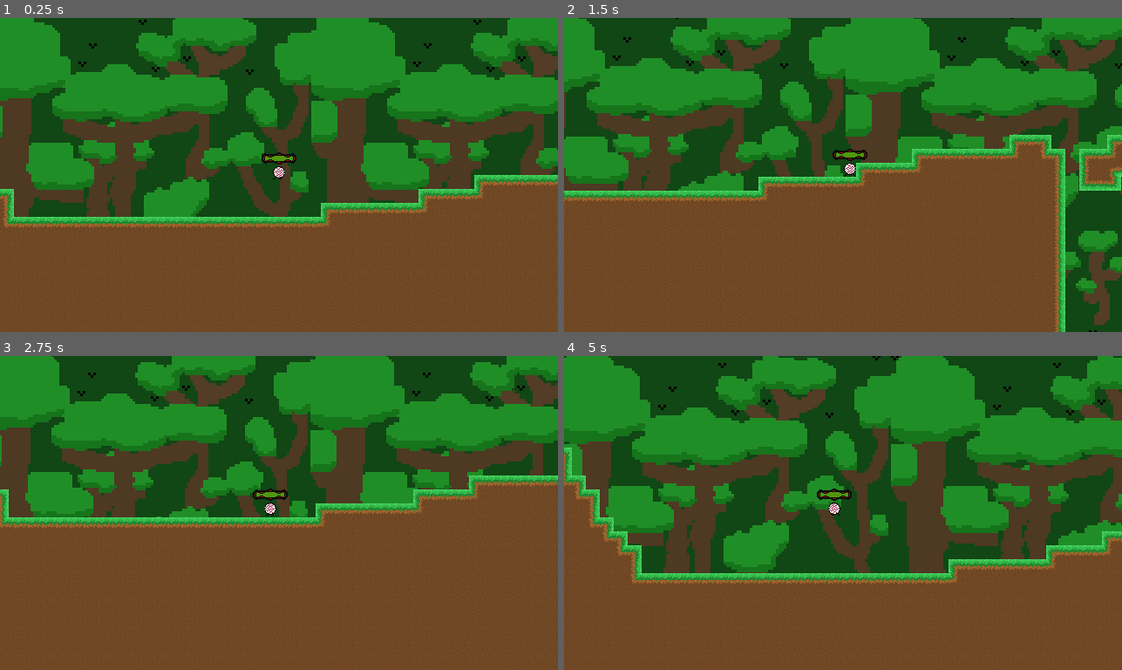
Above: before the commit, frames 1-4 (two rows, left to right).
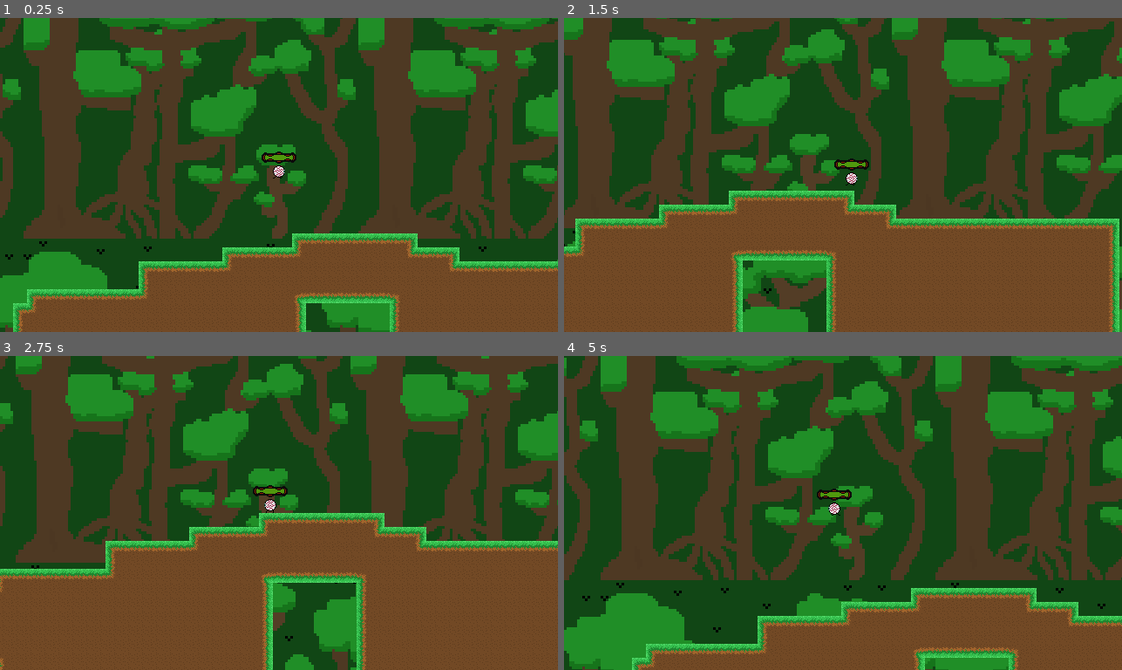
Above: after the commit, the same moments.

Repository: epimetheusgames/EyeSore
Game: Godot game, scene res://World.tscn
The game is run twice, just before and just after one commit, with the same random seed, the same clock (stepped at 60 frames per second) and the same inputs.
Inputs (mouse positions are in pixels of both pictures, inside the frame that each line leads up to):
- Up to frame 1 (0.25 s): no input
- Up to frame 2 (1.5 s): tap Enter (ui_accept) at 0.5, 0.8, 1.35 s; move the mouse to (965, 159) at 0.52 s; hold D (movement_right) from 0.53 s (still down); tap Alt (self_destruct) at 0.6 s; tap Space (movement_jump) at 0.77 s; move the mouse to (731, 190) at 1.27 s
- Up to frame 3 (2.75 s): tap Space (movement_jump) at 1.52 s; tap Alt (self_destruct) at 1.55 s; move the mouse to (334, 443) at 2.02 s; release D (movement_right) at 2.03 s; hold A (movement_left) from 2.03 s (still down); click (334, 443) at 2.1 s; tap Enter (ui_accept) at 2.3 s
- Up to frame 4 (5 s): move the mouse to (815, 575) at 2.77 s; release A (movement_left) at 2.78 s; hold D (movement_right) 2.78-4.28 s; right-click (815, 575) at 2.85 s; tap Space (movement_jump) at 3.02, 3.77, 4.52 s; tap Alt (self_destruct) at 3.05, 3.6, 4.55 s; move the mouse to (1010, 560) at 3.52 s; tap Enter (ui_accept) at 3.8, 4.35 s; move the mouse to (675, 465) at 4.27 s; hold A (movement_left) from 4.28 s (still down)

The runs differ from the first frame. In frame 1, 66% of the frame differs, in the area x 0-100%, y 0-100%; in frame 2, 60%; in frame 3, 55%; in frame 4, 71%.

Commit message:
Loading & saving finished. Saving format yet to include a level system. You can turn off Load Saved Game in the Script Variables section of the Root World Node node

Diff:
--- a/OGPC_Project_Native_Directory/PixelatedBoss.tscn
+++ b/OGPC_Project_Native_Directory/PixelatedBoss.tscn
@@ -11,11 +11,6 @@
 
 [sub_resource type="SpriteFrames" id=1]
 animations = [ {
-"frames": [ ExtResource( 6 ), ExtResource( 5 ) ],
-"loop": true,
-"name": "idle",
-"speed": 5.0
-}, {
 "frames": [ ExtResource( 2 ), ExtResource( 4 ), ExtResource( 8 ), ExtResource( 4 ), ExtResource( 5 ) ],
 "loop": true,
 "name": "attacking",
@@ -24,6 +19,11 @@
 "frames": [  ],
 "loop": true,
 "name": "damaged",
+"speed": 5.0
+}, {
+"frames": [ ExtResource( 6 ), ExtResource( 5 ) ],
+"loop": true,
+"name": "idle",
 "speed": 5.0
 } ]
 
--- a/OGPC_Project_Native_Directory/Player.gd
+++ b/OGPC_Project_Native_Directory/Player.gd
@@ -22,7 +22,7 @@
 var fastfall = false
 
 # the Vector2 that holds the player's current respawn position, this is updated when the player touches a checkpoint
-onready var respawn_position = position
+var respawn_position = Vector2(0, 0)
 
 var player_direction = "right"
 
--- a/OGPC_Project_Native_Directory/Player.tscn
+++ b/OGPC_Project_Native_Directory/Player.tscn
@@ -18,6 +18,34 @@
 atlas = ExtResource( 6 )
 region = Rect2( 192, 0, 16, 16 )
 
+[sub_resource type="AtlasTexture" id=87]
+atlas = ExtResource( 11 )
+region = Rect2( 48, 0, 16, 16 )
+
+[sub_resource type="AtlasTexture" id=88]
+atlas = ExtResource( 11 )
+region = Rect2( 0, 0, 16, 16 )
+
+[sub_resource type="AtlasTexture" id=89]
+atlas = ExtResource( 11 )
+region = Rect2( 16, 0, 16, 16 )
+
+[sub_resource type="AtlasTexture" id=90]
+atlas = ExtResource( 11 )
+region = Rect2( 32, 0, 16, 16 )
+
+[sub_resource type="AtlasTexture" id=91]
+atlas = ExtResource( 11 )
+region = Rect2( 48, 0, 16, 16 )
+
+[sub_resource type="AtlasTexture" id=92]
+atlas = ExtResource( 11 )
+region = Rect2( 64, 0, 16, 16 )
+
+[sub_resource type="AtlasTexture" id=93]
+atlas = ExtResource( 11 )
+region = Rect2( 80, 0, 16, 16 )
+
 [sub_resource type="AtlasTexture" id=67]
 atlas = ExtResource( 7 )
 region = Rect2( 352, 0, 16, 16 )
@@ -105,34 +133,6 @@
 [sub_resource type="AtlasTexture" id=66]
 atlas = ExtResource( 6 )
 region = Rect2( 176, 0, 16, 16 )
-
-[sub_resource type="AtlasTexture" id=87]
-atlas = ExtResource( 11 )
-region = Rect2( 48, 0, 16, 16 )
-
-[sub_resource type="AtlasTexture" id=91]
-atlas = ExtResource( 11 )
-region = Rect2( 48, 0, 16, 16 )
-
-[sub_resource type="AtlasTexture" id=92]
-atlas = ExtResource( 11 )
-region = Rect2( 64, 0, 16, 16 )
-
-[sub_resource type="AtlasTexture" id=93]
-atlas = ExtResource( 11 )
-region = Rect2( 80, 0, 16, 16 )
-
-[sub_resource type="AtlasTexture" id=88]
-atlas = ExtResource( 11 )
-region = Rect2( 0, 0, 16, 16 )
-
-[sub_resource type="AtlasTexture" id=89]
-atlas = ExtResource( 11 )
-region = Rect2( 16, 0, 16, 16 )
-
-[sub_resource type="AtlasTexture" id=90]
-atlas = ExtResource( 11 )
-region = Rect2( 32, 0, 16, 16 )
 
 [sub_resource type="SpriteFrames" id=1]
 animations = [ {
@@ -141,29 +141,29 @@
 "name": "Idle_Left",
 "speed": 5.0
 }, {
-"frames": [ SubResource( 67 ), SubResource( 68 ), SubResource( 69 ), SubResource( 70 ), SubResource( 71 ), SubResource( 72 ), SubResource( 73 ), SubResource( 74 ), SubResource( 75 ), SubResource( 76 ), SubResource( 77 ) ],
-"loop": true,
-"name": "Walking_Left",
-"speed": 14.0
-}, {
-"frames": [ SubResource( 56 ), SubResource( 57 ), SubResource( 58 ), SubResource( 59 ), SubResource( 60 ), SubResource( 61 ), SubResource( 62 ), SubResource( 63 ), SubResource( 64 ), SubResource( 65 ), SubResource( 66 ) ],
-"loop": true,
-"name": "Walking_Right",
-"speed": 14.0
-}, {
 "frames": [ SubResource( 87 ) ],
 "loop": true,
 "name": "Idle_Right",
 "speed": 5.0
+}, {
+"frames": [ SubResource( 88 ), SubResource( 89 ), SubResource( 90 ) ],
+"loop": false,
+"name": "Jumping_Left",
+"speed": 14.0
 }, {
 "frames": [ SubResource( 91 ), SubResource( 92 ), SubResource( 93 ) ],
 "loop": false,
 "name": "Jumping_Right",
 "speed": 14.0
 }, {
-"frames": [ SubResource( 88 ), SubResource( 89 ), SubResource( 90 ) ],
-"loop": false,
-"name": "Jumping_Left",
+"frames": [ SubResource( 67 ), SubResource( 68 ), SubResource( 69 ), SubResource( 70 ), SubResource( 71 ), SubResource( 72 ), SubResource( 73 ), SubResource( 74 ), SubResource( 75 ), SubResource( 76 ), SubResource( 77 ) ],
+"loop": true,
+"name": "Walking_Left",
+"speed": 14.0
+}, {
+"frames": [ SubResource( 56 ), SubResource( 57 ), SubResource( 58 ), SubResource( 59 ), SubResource( 60 ), SubResource( 61 ), SubResource( 62 ), SubResource( 63 ), SubResource( 64 ), SubResource( 65 ), SubResource( 66 ) ],
+"loop": true,
+"name": "Walking_Right",
 "speed": 14.0
 } ]
 
--- a/OGPC_Project_Native_Directory/Save_Data.gd
+++ b/OGPC_Project_Native_Directory/Save_Data.gd
@@ -1,6 +1,75 @@
 extends Node2D
 
 var file_name = "user://save1.json"
+onready var pixelated_boss = preload("res://PixelatedBoss.tscn")
+onready var enemy1 = preload("res://Enemy1.tscn")
+onready var enemy2 = preload("res://Enemy2.tscn")
+onready var player = preload("res://Player.tscn")
+export var load_saved_game = true
+
+# This is a temporary dictionary for saving and loading.
+# When the game is finished, it will be a simple level
+# system and maybe some other properties like health.
+
+var default_data = {
+	"player": {
+		"health": 36.0,
+		"position_x": 0, # Add player starting position here
+		"position_y": 0,
+		"respawn_position_x": 0, # Add respawn here too
+		"respawn_position_y": 0
+	},
+	"pixelated_boss": {},
+	"zombie_enemies": {},
+	"patrolling_enemies": {},
+}
+
+var game_loaded = false
+
+func load_game():
+	var file = File.new()
+	var data
+
+	if not file.file_exists(file_name):
+		data = default_data
+
+	else:
+		file.open(file_name, file.READ)
+		data = parse_json(file.get_as_text())
+
+	while get_node("Player_Body"):
+		remove_child(get_node("Player_Body"))
+
+	player = player.instance()
+	player.player_health = data["player"]["health"]
+	player.position.x = data["player"]["position_x"]
+	player.position.y = data["player"]["position_y"]
+	player.respawn_position.x = data["player"]["respawn_position_x"]
+	player.respawn_position.y = data["player"]["respawn_position_y"]
+	add_child(player)
+
+	if data["pixelated_boss"]:
+		var pb = pixelated_boss.instance()
+		pb.health = data["pixelated_boss"]["health"]
+		pb.position.x = data["pixelated_boss"]["position_x"]
+		pb.position.y = data["pixelated_boss"]["position_y"]
+		add_child(pb)
+
+	for e1dat in data["zombie_enemies"]:
+		var enemy = enemy1.instance()
+		enemy.position.x = e1dat["position_x"]
+		enemy.position.y = e1dat["position_y"]
+		add_child(enemy)
+
+	for e2dat in data["patrolling_enemies"]:
+		var enemy = enemy2.instance()
+		enemy.position.x = e2dat["position_x"]
+		enemy.position.y = e2dat["position_y"]
+		enemy.point1.x = e2dat["start_position_x"]
+		enemy.point1.y = e2dat["start_position_y"]
+		enemy.point2.x = e2dat["end_position_x"]
+		enemy.point2.y = e2dat["end_position_y"]
+		add_child(enemy)
 
 func get_data():
 	var data = {
@@ -11,6 +80,7 @@
 			"respawn_position_x": $Player_Body.respawn_position.x,
 			"respawn_position_y": $Player_Body.respawn_position.y
 		},
+		"pixelated_boss": {},
 		"zombie_enemies": {},
 		"patrolling_enemies": {},
 	}
@@ -49,10 +119,15 @@
 func save_game():
 	var file = File.new()
 	var data = get_data()
-	print(file.open(file_name, File.WRITE))
+	file.open(file_name, File.WRITE)
 	file.store_line(to_json(data))
 	file.close()
 
 func _process(delta):
+	if not game_loaded and load_saved_game:
+		game_loaded = true
+
+		load_game()
+
 	if Input.is_action_just_pressed("self_destruct"):
 		save_game()
